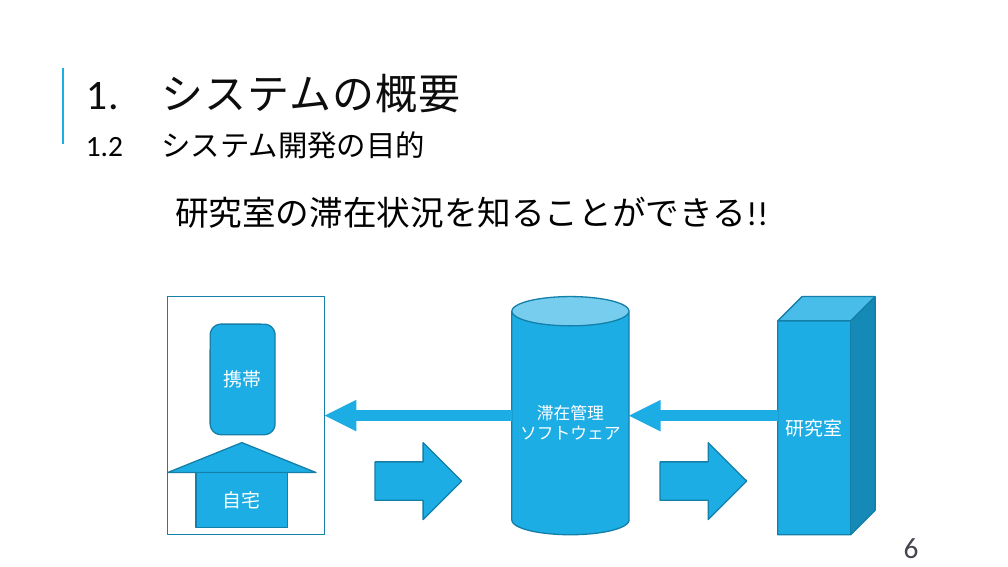
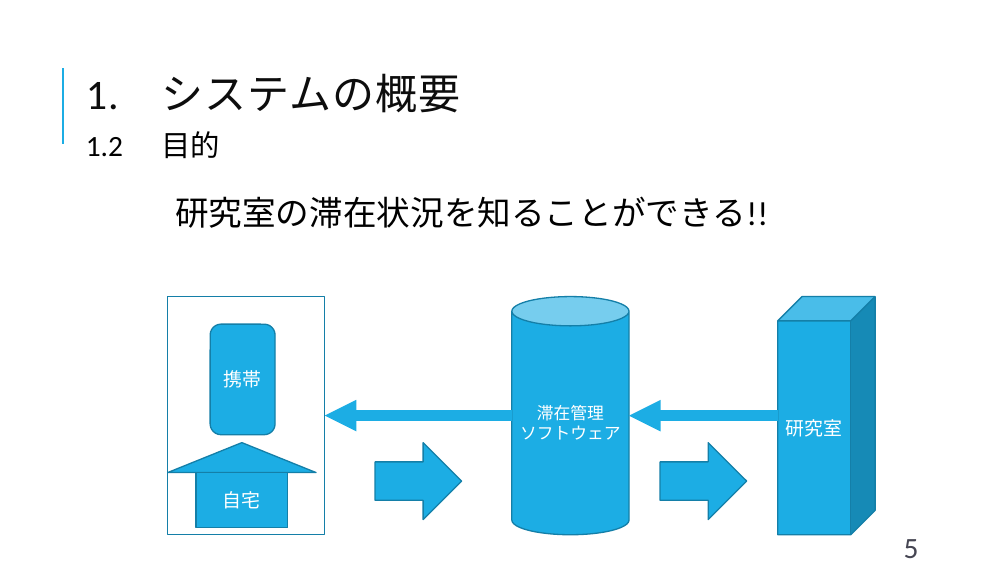
Before and after one commit to shimoda-a/pmpractice, a slide deck: slide 5 of yabuki-a/PM演習矢吹a/PM演習_中間報告_矢吹研A班.pptx (slide 6 before the commit). Drawn at 1008x567 pixels with LibreOffice and Linux fonts; fonts in the diff are those of the drawing. Boxes give left, top, right and bottom in pixels: in the first picture for what was removed or moved away, otherwise in the second. Text is boxed around its words. In the diff, an @@ line names an element or a change of style, - is before the commit and + after.

```diff
--- a/yabuki-a/PM演習矢吹a/PM演習_中間報告_矢吹研A班.pptx
+++ b/yabuki-a/PM演習矢吹a/PM演習_中間報告_矢吹研A班.pptx
@@ text at <box>86,131,220,159</box>: text changed @@
-1.2 システム開発の目的
+1.2 目的
@@ page number at <box>904,539,919,558</box>: text changed @@
-6
+5
```
Also in this commit, not shown: 10 other slides changed, 2 slides added, 1 slide removed, 2 other files.
